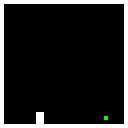
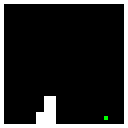
Comparing the layer stacks of the two 128×128 images. Changes:
painted on "Background" over [44, 96, 56, 124]
